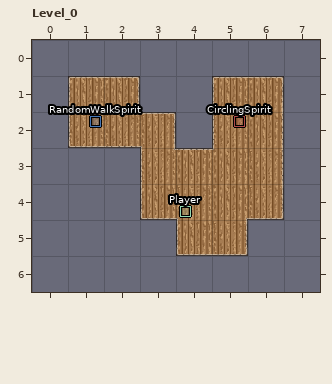
Two states of a LDtk project, assets/level-test.ldtk. Above: the version before the commit.
Cells are 64x64 px. Shown: Level_0 x 0..7, y 0..6.
The result:
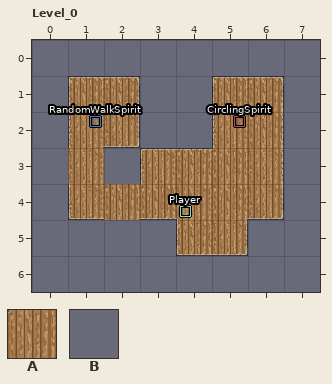
Key: from "Ground": A 1 "Ground", B 2 "Wall".
_ is an empty cell.
Tiles replaced or removed in this view: A, B.
Log entry: better wall rules for tileset
From old to new:
Changed rows in their new state; . is an unchanged cell.
Layer "Ground":
first column x 1:
2 ..B
3 A..
4 AA.
